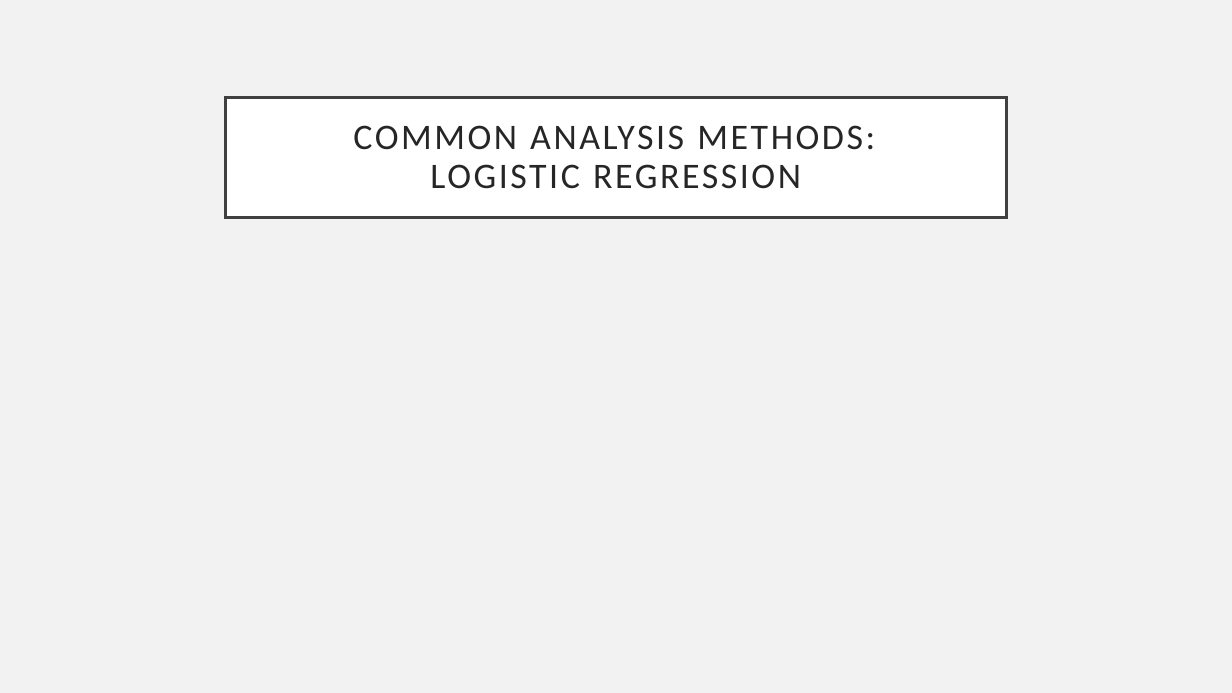
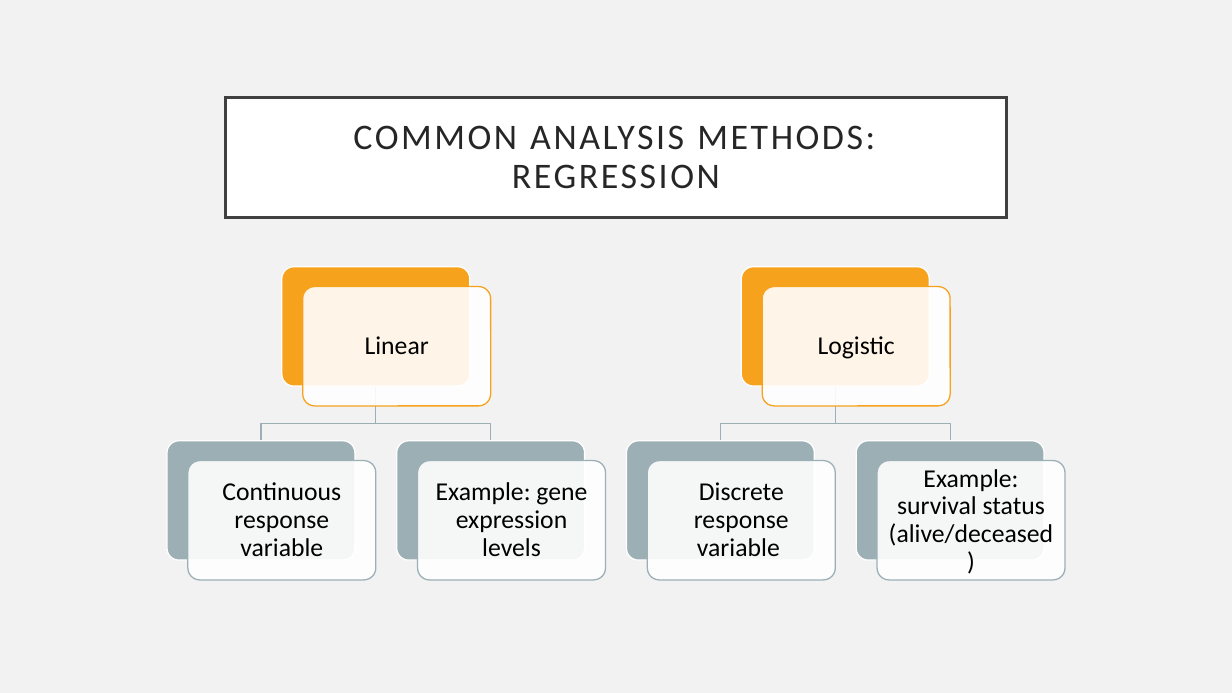
Before and after one commit to eholdmore/StatsForCompBio, a slide deck: slide 35 of Stats-for-Comp-Bio.pptx. Drawn at 1232x693 pixels with LibreOffice and Linux fonts; fonts in the diff are those of the drawing. Boxes give left, top, right and bottom in pixels: in the first picture for what was removed or moved away, otherwise in the second. Text is boxed around its words. In the diff, an @@ line names an element or a change of style, - is before the commit and + after.

```diff
--- a/Stats-for-Comp-Bio.pptx
+++ b/Stats-for-Comp-Bio.pptx
@@ title at bbox=[353, 125, 875, 189]: text changed @@
-COMMON ANALYSIS METHODS:
-LOGISTIC REGRESSION
+COMMON ANALYSIS METHODS:
+REGRESSION
@@ group added at bbox=[167, 267, 1065, 579]: 12 rounded rectangles, 6 texts, 4 freeform shapes @@
+Linear
+Continuous response variable
+Example: gene expression levels
+Logistic
+Discrete response variable
+Example: survival status (alive/deceased)
```
Also in this commit, not shown: 11 other slides changed, 4 slides added, 2 other files.
